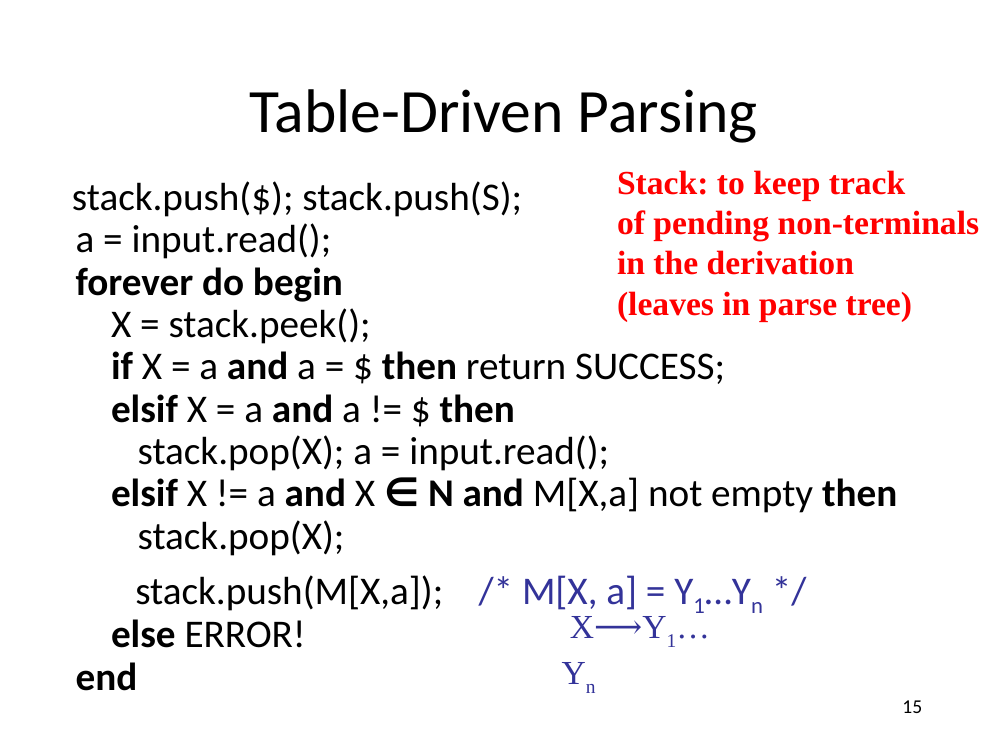
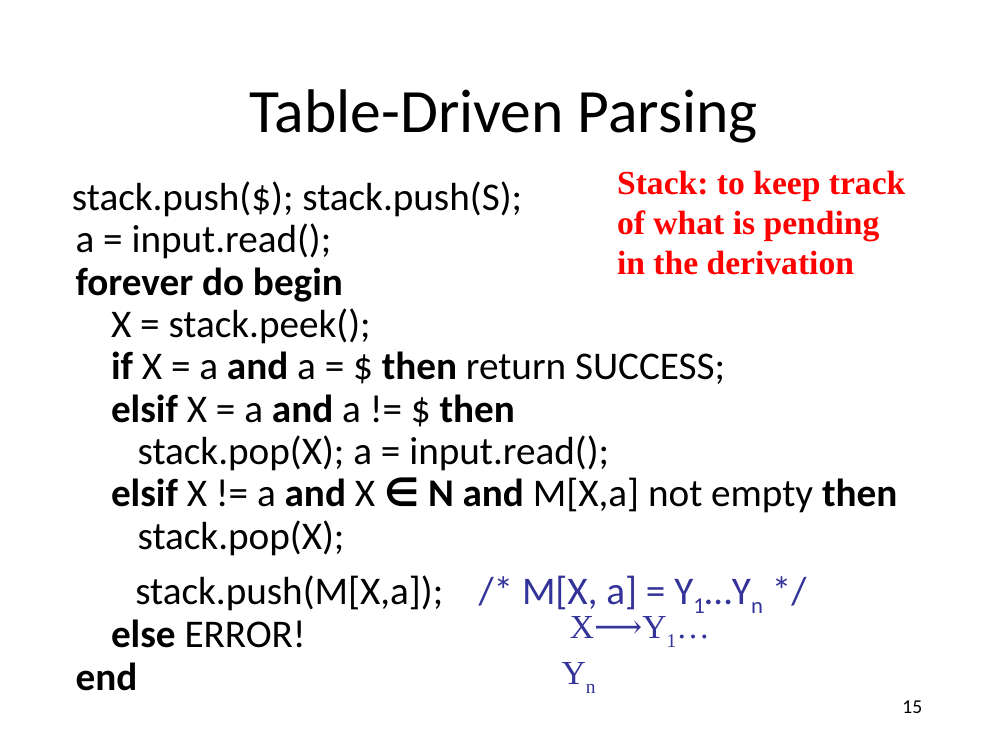
Before and after one commit to anoopsarkar/compilers-class, a slide deck: slide 15 of assets/ppt/parsing/td2-ll_1-parsing.pptx. Drawn at 1008x756 pixels with LibreOffice and Linux fonts; fonts in the diff are those of the drawing. Boxes give left, top, right and bottom in pixels: in the first picture for what was removed or moved away, otherwise in the second. Text is boxed around its words. In the diff, an @@ line names an element or a change of style, - is before the commit and + after.

Commit message:
typo in LL1 slides

```diff
--- a/assets/ppt/parsing/td2-ll_1-parsing.pptx
+++ b/assets/ppt/parsing/td2-ll_1-parsing.pptx
@@ text at [617,210,880,241]: text changed @@
-of pending non-terminals
+of what is pending
@@ text at [617,291,912,321]: paragraph removed @@
-(leaves in parse tree)
```
Also in this commit, not shown: 1 other file.
